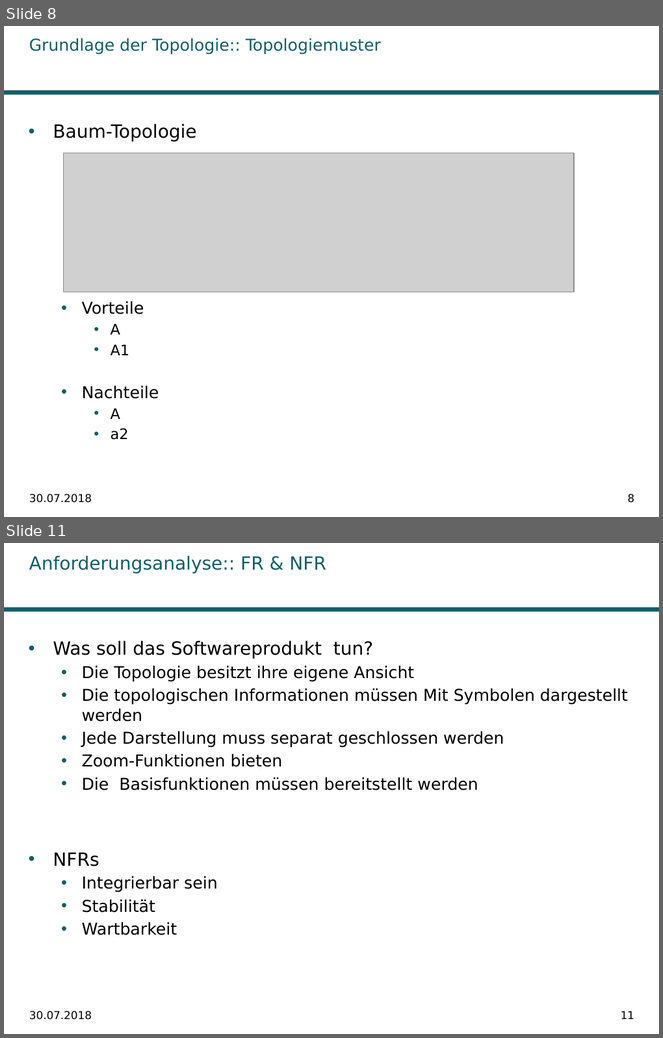
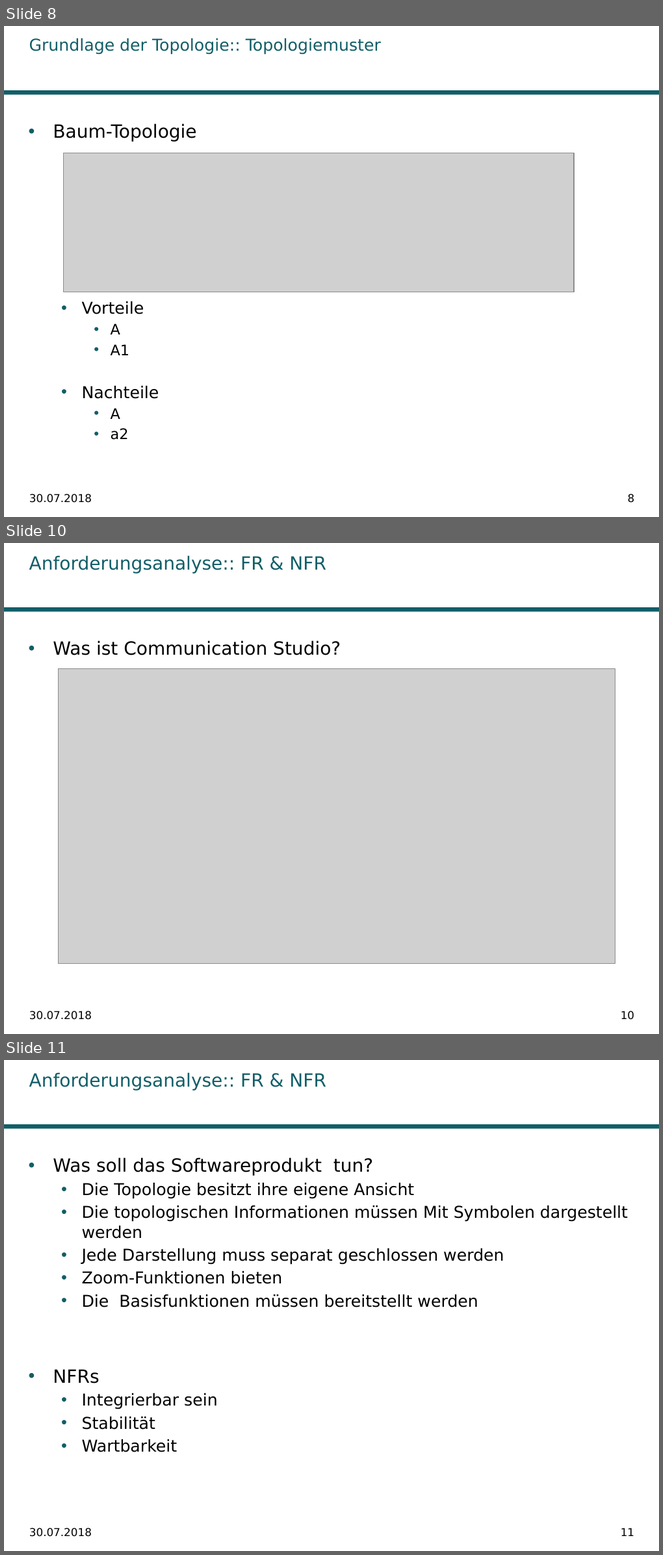
Before and after one commit to Ghislain1/zoe-fb-app, a slide deck: __Master-Abschlussarbeit.pptx. Shown one above the other, each under a label of ours: slides 8 and 11 before the commit, slides 8, 10 and 11 after it; the slides between them are not shown. The pictures are 663x1038 and 663x1555 pixels, drawn with LibreOffice and Linux fonts; fonts in the diff are those of the drawing; grey boxes stand for pictures; background and template pictures are left out. Boxes give left, top, right and bottom in pixels: in the first picture for what was removed or moved away, otherwise in the second. Text is boxed around its words. In the diff, an @@ line names an element or a change of style, - is before the commit and + after.

```diff
--- a/__Master-Abschlussarbeit.pptx
+++ b/__Master-Abschlussarbeit.pptx
@@ slide 10 added at [4, 543, 659, 1034], background #FFFFFF; not listed: 1 template element that a slide beside it also shows @@
@@ title added at [29, 555, 326, 574], 20 pt, text #115E67 @@
+Anforderungsanalyse:: FR & NFR
@@ text added at [53, 641, 341, 655], 20 pt, text #000000 @@
+• Was ist Communication Studio?
@@ picture added at [59, 669, 615, 964] @@
@@ text added at [29, 1011, 92, 1020], 12 pt, text #000000 @@
+30.07.2018
@@ page number added at [621, 1011, 634, 1020], 12 pt, text #000000 @@
+10
```
Also in this commit, not shown: 7 slides changed, 1 slide removed, 1 other file.
